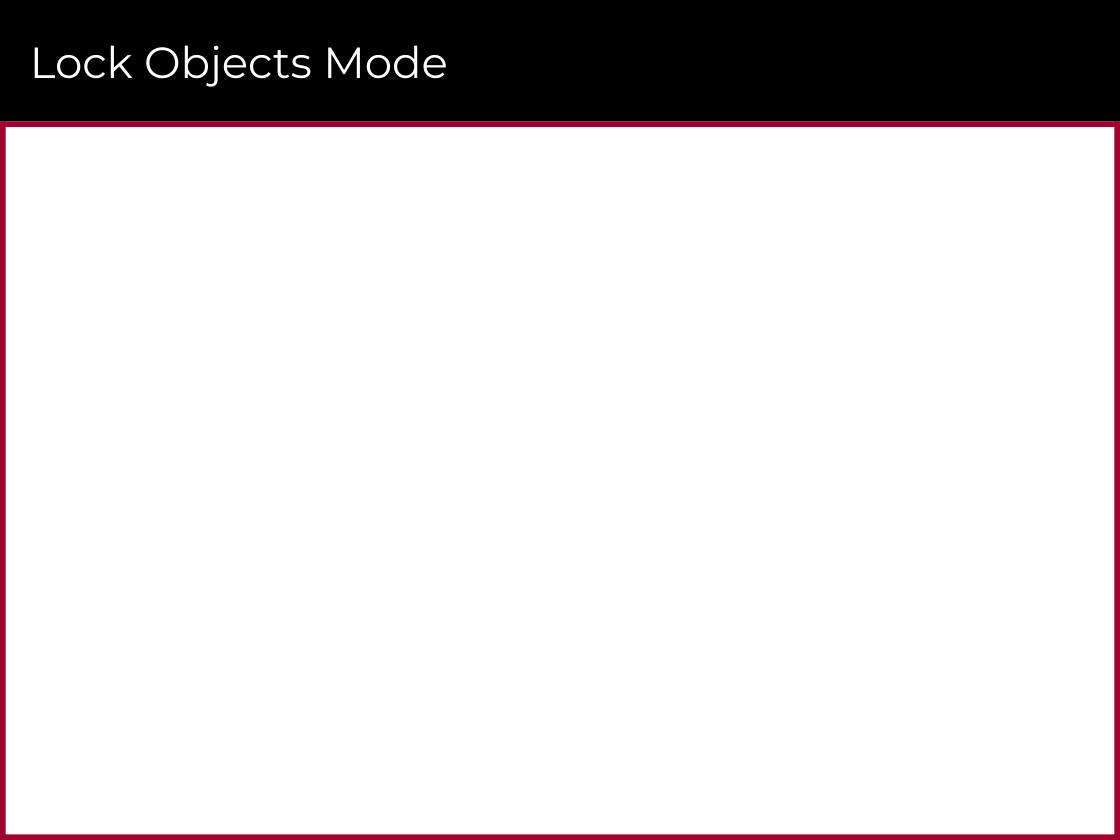
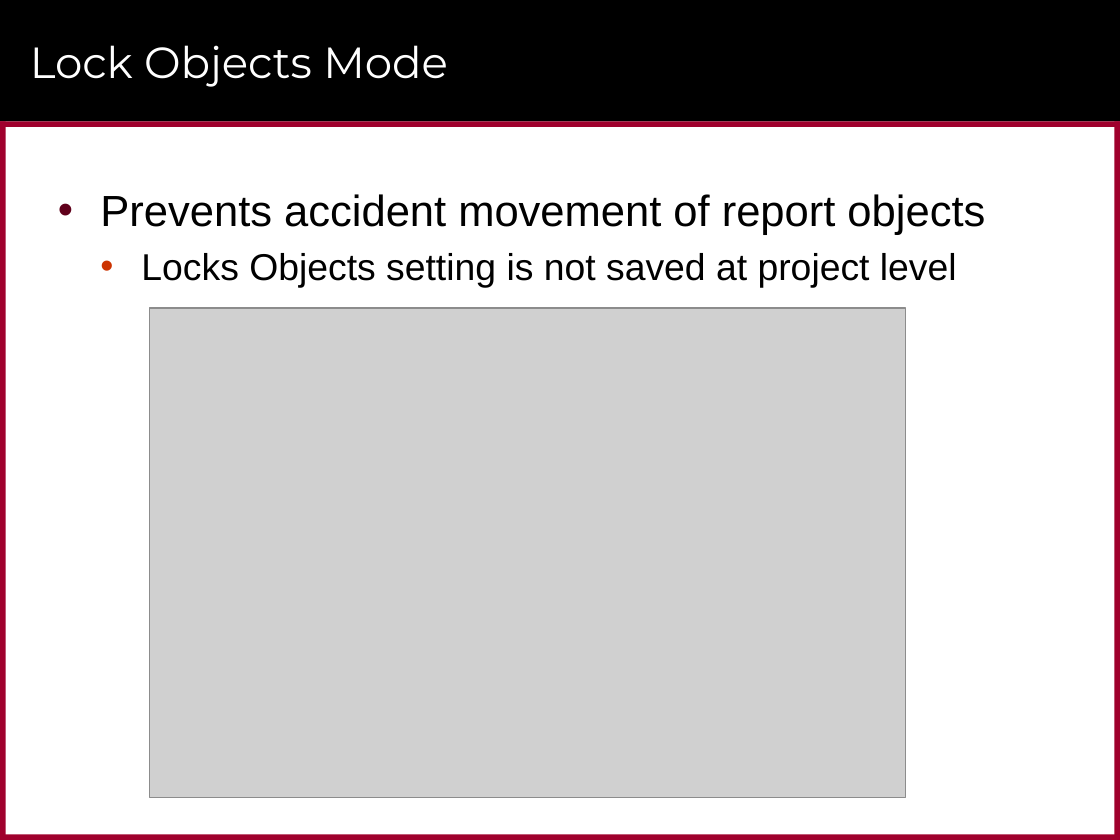
Before and after one commit to CriticalPathTraining/Bookmarks, a slide deck: slide 8 of Bookmarks.pptx (slide 6 before the commit). Drawn at 1120x840 pixels with LibreOffice and Linux fonts; fonts in the diff are those of the drawing; grey boxes stand for pictures; background and template pictures are left out. Boxes give left, top, right and bottom in pixels: in the first picture for what was removed or moved away, otherwise in the second. Text is boxed around its words. In the diff, an @@ line names an element or a change of style, - is before the commit and + after.

```diff
--- a/Bookmarks.pptx
+++ b/Bookmarks.pptx
@@ text added at <box>100,194,985,288</box>, 24 pt, text #000000 @@
+• Prevents accident movement of report objects
+  • Locks Objects setting is not saved at project level
@@ picture added at <box>149,308,905,797</box> @@
```
Also in this commit, not shown: 9 other slides changed, 11 slides added, 7 slides removed, 1 other file.
